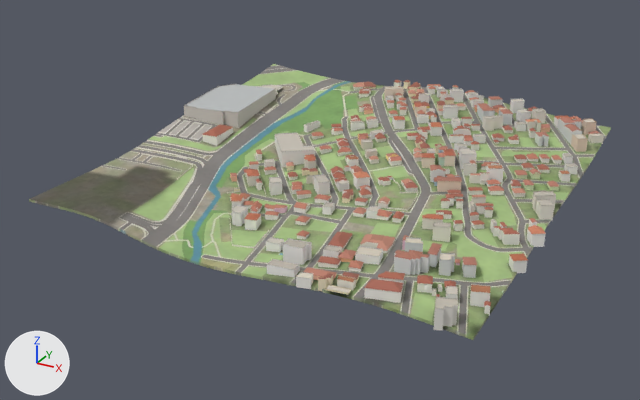
An edit to the glTF model public/tiles/pontinha/t_5_0.glb, drawn before and after from the same camera.
The view is the same before and after, from a 50 mm lens placed at (-6267.0, 6464.0, 464.0), pointed at (-6724.0, 7295.0, 48.0). The axes (+X, +Y, +Z) are drawn at lower left. The lights are the same throughout. The picture after the commit comes second. Where no turn or scale is listed for an object, it has been applied to the vertices. Vertices at exactly the same position are counted once.

Before the edit, the objects in view are built like this:
```python
me_buildings = bpy.data.meshes.new('buildings')
me_buildings.from_pydata(...)  # 12412 vertices, 14027 faces; spans x -259.0..259.0, y -256.0..256.0, z -31.0..31.0
me_buildings.materials.append(mat_buildings)
me_terrain = bpy.data.meshes.new('terrain')
me_terrain.from_pydata(...)  # 4348 vertices, 8442 faces; spans x -250.0..250.0, y -250.0..250.0, z -27.0..27.0
me_terrain.materials.append(mat_ground)  # picture img_ground
ob_buildings = bpy.data.objects.new('buildings', me_buildings)
ob_buildings.location = (-6708.0, 7326.9, 94.5)
ob_terrain = bpy.data.objects.new('terrain', me_terrain)
ob_terrain.location = (-6708.5, 7326.9, 87.1)
```
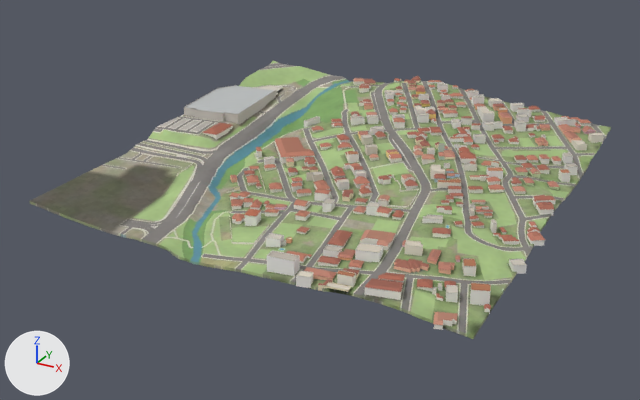
Pixel boxes [x1, y1, x2, y2] of what changed, in the pictures (640 x 400 px; the box of a moved part takes in the faces that stretch with it):
'terrain', reshaped, moved: before [29, 64, 611, 340]; after [29, 60, 611, 339]
'buildings', reshaped, moved: before [141, 80, 604, 331]; after [141, 76, 604, 330]
part 2 of me_buildings, moved or reshaped: before [184, 84, 276, 128]; after [184, 85, 276, 125]
part 3 of me_buildings, moved or reshaped: before [365, 148, 378, 159]; after [365, 144, 378, 155]
part 4 of me_buildings, moved or reshaped: before [361, 139, 373, 150]; after [361, 134, 373, 145]
part 5 of me_buildings, moved or reshaped: before [399, 107, 406, 116]; after [332, 119, 341, 123]
part 6 of me_buildings, moved or reshaped: before [338, 147, 352, 156]; after [338, 142, 352, 151]
part 7 of me_buildings, moved or reshaped: before [338, 140, 350, 149]; after [338, 134, 350, 143]
part 8 of me_buildings, moved or reshaped: before [245, 213, 261, 230]; after [244, 209, 261, 226]
part 9 of me_buildings, moved or reshaped: before [266, 237, 284, 252]; after [265, 233, 284, 247]
part 10 of me_buildings, moved or reshaped: before [322, 202, 335, 215]; after [322, 198, 335, 212]
part 11 of me_buildings, rebuilt: before [351, 115, 361, 120]; after [351, 111, 361, 116]
part 12 of me_buildings, rebuilt (6% narrower, 23% shorter): before [488, 96, 503, 108]; after [488, 98, 502, 107]
part 13 of me_buildings, rebuilt (6% narrower, 19% shorter): before [498, 109, 513, 124]; after [498, 112, 512, 124]
part 14 of me_buildings, rebuilt (15% shorter): before [477, 103, 495, 122]; after [477, 106, 495, 122]
part 15 of me_buildings, rebuilt: before [416, 92, 422, 97]; after [416, 87, 425, 95]
part 16 of me_buildings, rebuilt (25% shorter): before [411, 96, 418, 103]; after [412, 94, 419, 99]
part 17 of me_buildings, deleted: before [141, 80, 604, 331]
part 18 of me_buildings, reshaped: before [162, 80, 583, 307]; after [162, 76, 604, 330]
part 19 of me_buildings, cut back: after [252, 85, 283, 95]

Edits to the bpy script that builds the scene:
```text
Change me_terrain:
    remove me_terrain.from_pydata(...)  # 4348 vertices, 8442 faces; spans x -250.0..250.0, y -250.0..250.0, z -27.0..27.0
    add me_terrain.from_pydata(...)  # 4348 vertices, 8442 faces; spans x -250.0..250.0, y -250.0..250.0, z -32.0..32.0
    me_terrain part 1: 3723 of 4348 vertices moved; they spanned x -250.0..250.0, y -250.0..250.0, z -27.0..27.0 and now span x -250.0..250.0, y -250.0..250.0, z -32.0..32.0; mean shift (0.0, 0.0, -2.0); largest move (-163.0, -250.0, -7.0) -> (-163.0, -250.0, -22.0)
Change me_buildings:
    remove me_buildings.from_pydata(...)  # 12412 vertices, 14027 faces; spans x -259.0..259.0, y -256.0..256.0, z -31.0..31.0
    add me_buildings.from_pydata(...)  # 12865 vertices, 14544 faces; spans x -259.0..259.0, y -256.0..256.0, z -32.0..32.0
    me_buildings part 2: the loose piece of 30 vertices spanning x -259.0..-169.0, y 21.0..147.0, z -5.0..18.0 is scaled about its middle by (1, 1, 0.685), then moved by (0.0, 0.0, -1.0)
    me_buildings part 3: the loose piece of 12 vertices spanning x 14.0..30.0, y 16.0..31.0, z -6.0..4.0 is moved by (0.0, 0.0, 3.0)
    me_buildings part 4: the loose piece of 12 vertices spanning x -1.0..15.0, y 36.0..52.0, z -4.0..7.0 is moved by (0.0, 0.0, 4.0)
    me_buildings part 5: the loose piece of 20 vertices spanning x 1.0..12.0, y 145.0..155.0, z 7.0..19.0 is scaled about its middle by (-1.39, -1.42, 0.656), then moved by (-64.0, -61.0, -9.0)
    me_buildings part 6: the loose piece of 58 vertices spanning x -20.0..-4.0, y 14.0..33.0, z -9.0..2.0 is moved by (0.0, 0.0, 4.0)
    me_buildings part 7: the loose piece of 32 vertices spanning x -29.0..-13.0, y 29.0..45.0, z -7.0..3.0 is moved by (0.0, 0.0, 6.0)
    me_buildings part 8: the loose piece of 46 vertices spanning x -31.0..-15.0, y -173.0..-154.0, z -30.0..-14.0 is moved by (0.0, 0.0, 2.0)
    me_buildings part 9: the loose piece of 24 vertices spanning x 17.0..33.0, y -204.0..-191.0, z -30.0..-18.0 is moved by (0.0, 0.0, 2.0)
    me_buildings part 10: the loose piece of 12 vertices spanning x 31.0..43.0, y -117.0..-102.0, z -22.0..-11.0 is scaled about its middle by (1, 1, 1.15), then moved by (0.0, 0.0, 1.0)
    me_buildings part 11: the loose piece of 56 vertices spanning x -54.0..-36.0, y 111.0..126.0, z -1.0..9.0 is rebuilt with 56 vertices and now spans x -54.0..-36.0, y 111.0..127.0, z 2.0..11.0
    me_buildings part 12: the loose piece of 50 vertices spanning x 94.0..113.0, y 220.0..237.0, z 10.0..26.0 is rebuilt with 18 vertices and now spans x 94.0..113.0, y 220.0..237.0, z 9.0..20.0
    me_buildings part 13: the loose piece of 48 vertices spanning x 118.0..139.0, y 185.0..208.0, z 4.0..21.0 is rebuilt with 48 vertices and now spans x 118.0..139.0, y 186.0..208.0, z 2.0..14.0
    me_buildings part 14: the loose piece of 48 vertices spanning x 90.0..119.0, y 172.0..202.0, z 5.0..26.0 is rebuilt with 18 vertices and now spans x 90.0..119.0, y 172.0..202.0, z 3.0..18.0
    me_buildings part 15: the loose piece of 46 vertices spanning x -3.0..13.0, y 203.0..218.0, z 13.0..23.0 is rebuilt with 48 vertices and now spans x -3.0..13.0, y 204.0..218.0, z 17.0..27.0
    me_buildings part 16: the loose piece of 46 vertices spanning x -2.0..11.0, y 189.0..201.0, z 12.0..21.0 is rebuilt with 48 vertices and now spans x -2.0..11.0, y 190.0..201.0, z 15.0..22.0
    me_buildings part 17: 323 loose pieces with 5938 vertices, spanning x -243.0..259.0, y -256.0..256.0, z -30.0..31.0, are deleted
    me_buildings part 18: 192 vertices moved within x -167.0..245.0, y -255.0..249.0, z -26.0..25.0; 4635 vertices removed from x -219.0..250.0, y -255.0..255.0, z -31.0..28.0; 10926 vertices added at x -233.0..259.0, y -256.0..256.0, z -32.0..32.0
    me_buildings part 19: 5 vertices moved within x -218.0..-203.0, y 177.0..183.0, z 6.0..7.0; 27 vertices removed from x -225.0..-184.0, y 142.0..184.0, z 3.0..8.0; 184 vertices added at x -243.0..-184.0, y 140.0..185.0, z 2.0..7.0
    other edits to the shape of me_buildings do not show in these pictures
Change ob_terrain:
    ob_terrain.location: (-6708.5, 7326.9, 87.1) -> (-6708.5, 7326.9, 91.0)
Change ob_buildings:
    ob_buildings.location: (-6708.0, 7326.9, 94.5) -> (-6708.0, 7326.6, 96.6)
```
